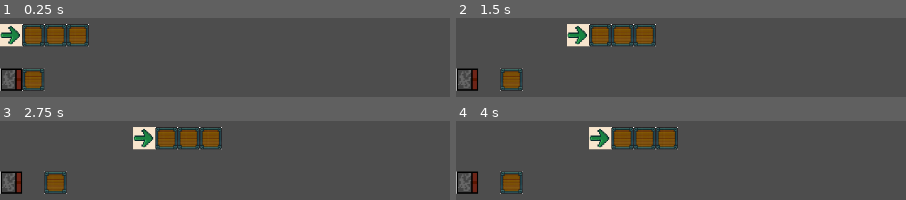
Above: before the commit, frames 1-4 (two rows, left to right).
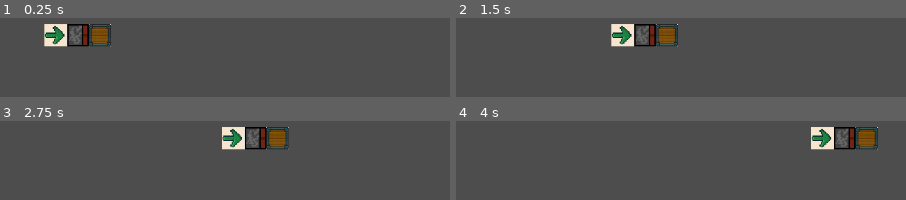
Above: after the commit, the same moments.

Repository: Chayraaa/franken-gamejam
Game: Godot game, scene res://mechanics/grid_manager.tscn
The game is run twice, just before and just after one commit, with the same random seed, the same clock (stepped at 60 frames per second) and the same inputs. This scene is started directly instead of the project's main scene.
Inputs:
- Up to frame 1 (0.25 s): no input
- Up to frame 2 (1.5 s): tap Enter (ui_accept) at 0.5, 0.6, 0.77, 1.07, 1.35 s
- Up to frame 3 (2.75 s): tap Enter (ui_accept) at 1.52, 1.82, 2.1 s
- Up to frame 4 (4 s): tap Enter (ui_accept) at 2.75, 2.85, 3.02, 3.32, 3.6, 3.77 s

The runs differ from the first frame. In frame 1, 9.0% of the frame differs, in the area x 0-25%, y 7-93%; in frame 2, 9.0%; in frame 3, 11%; in frame 4, 11%, in the area x 0-94%, y 7-93%.

Commit message:
Added priority list

Diff:
--- a/mechanics/blocks/block_base.gd
+++ b/mechanics/blocks/block_base.gd
@@ -34,6 +34,8 @@
 # Pushes the block one field in the provided direction if possible. Return shows success
 func collect_push(dir: Vector2i, chain: Array[BlockBase]) -> bool:
 	var target := cell + dir
+	if grid.solution_grid.find_key(self) != null:
+		return grid.solution_grid.get(target) == self
 
 	if not grid.is_inside(target):
 		return false
--- a/mechanics/blocks/mover/mover.gd
+++ b/mechanics/blocks/mover/mover.gd
@@ -11,9 +11,5 @@
 	pass
 
 func step() -> Variant:
-	var start: Vector2i = grid.start_grid.find_key(self)
-	var success: bool = push(Vector2i(1, 0))
-	if success:
-		return {"from": start, "to": grid.solution_grid.find_key(self), "rot": rotation}
-	else:
-		return null
+	push(Vector2i.RIGHT)
+	return null
--- a/mechanics/grid_manager.gd
+++ b/mechanics/grid_manager.gd
@@ -6,6 +6,13 @@
 @export var display_grid: TileMapLayer
 @export var size: Vector2i
 var solution: Array[Dictionary] = []
+
+# Priority list for the simulation
+@export var step_order: Array[Script] = [
+	preload("res://mechanics/blocks/pusher/pusher.gd"),
+	preload("res://mechanics/blocks/mover/mover.gd"),
+	preload("res://mechanics/blocks/box/box.gd"),
+]
 
 signal step_finished(data: Array[Dictionary])
 
@@ -23,10 +30,14 @@
 func step() -> void:
 	solution.clear()
 	solution_grid.clear()
-	for cell in start_grid:
-		var block: BlockBase = start_grid[cell]
+	var blocks: Array[BlockBase] = []
+	blocks.assign(start_grid.values())
+	blocks.sort_custom(_comes_before)
+	for block in blocks:
+		if solution.any(func(item): return item["block"] == block):
+			continue
 		var entry: Variant = block.step()
-		if entry != null:
+		if entry != null and not solution.any(func(item): return item["block"] == block):
 			solution.append({"block": block, "data": entry})
 
 	for cell in start_grid:
@@ -43,6 +54,23 @@
 		var block: BlockBase = start_grid[cell]
 		block.cell = cell
 	step_finished.emit(solution.duplicate())
+
+
+func get_step_priority(block: BlockBase) -> int:
+	for i in range(step_order.size()):
+		if step_order[i] != null and is_instance_of(block, step_order[i]):
+			return i
+	return step_order.size()
+
+
+func _comes_before(a: BlockBase, b: BlockBase) -> bool:
+	var priority_a := get_step_priority(a)
+	var priority_b := get_step_priority(b)
+	if priority_a != priority_b:
+		return priority_a < priority_b
+	if a.cell.y != b.cell.y:
+		return a.cell.y < b.cell.y
+	return a.cell.x < b.cell.x
 
 
 func _get_block_at(cell: Vector2i) -> BlockBase:
--- a/mechanics/grid_manager.tscn
+++ b/mechanics/grid_manager.tscn
@@ -1,4 +1,4 @@
-[gd_scene format=4 uid="uid://chlat0lurrywx"]
+[gd_scene format=3 uid="uid://chlat0lurrywx"]
 
 [ext_resource type="Script" uid="uid://50k1cj3x7ojw" path="res://mechanics/grid_manager.gd" id="1_1r71q"]
 [ext_resource type="PackedScene" uid="uid://dcqe7peb48q8d" path="res://mechanics/blocks/box/box.tscn" id="2_w75uu"]
@@ -18,10 +18,10 @@
 [node name="Grid" type="Node2D" unique_id=1083065542 node_paths=PackedStringArray("display_grid")]
 script = ExtResource("1_1r71q")
 display_grid = NodePath("TileMapLayer")
-size = Vector2i(10, 10)
+size = Vector2i(20, 20)
 
 [node name="TileMapLayer" type="TileMapLayer" parent="." unique_id=738058262]
-tile_map_data = PackedByteArray("AAAAAAEAAAAAAAAAAgABAAEAAAAAAAAAAQAAAAMAAAAAAAAAAwABAAMAAAAAAAAAAQACAAEAAAAAAAAAAQADAAEAAAAAAAAAAQA=")
+tile_map_data = PackedByteArray(0, 0, 3, 0, 1, 0, 0, 0, 0, 0, 0, 0, 3, 0, 2, 0, 1, 0, 0, 0, 0, 0, 0, 0, 2, 0, 4, 0, 1, 0, 0, 0, 0, 0, 0, 0, 1, 0)
 tile_set = SubResource("TileSet_w75uu")
 
 [connection signal="step_finished" from="." to="." method="_on_step_finished"]
